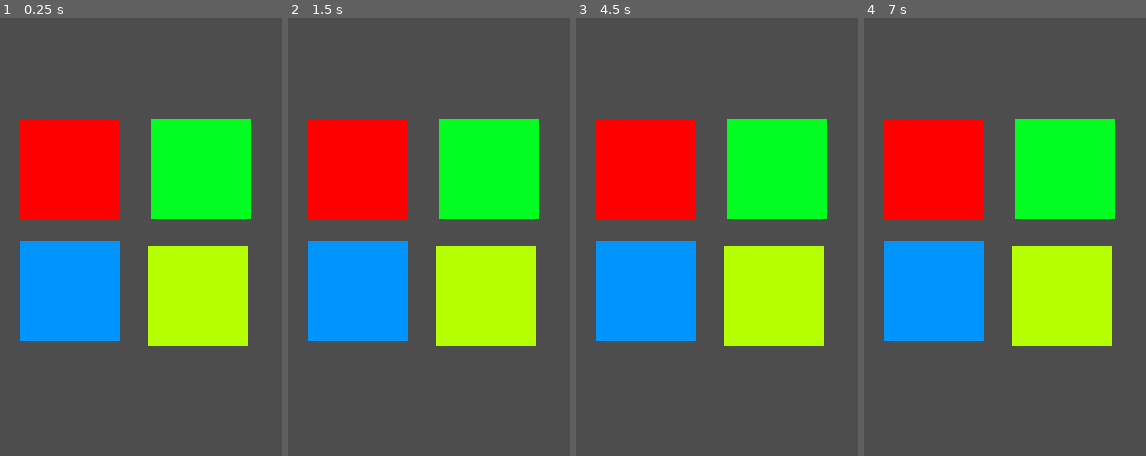
Above: before the commit, frames 1-4 (left to right).
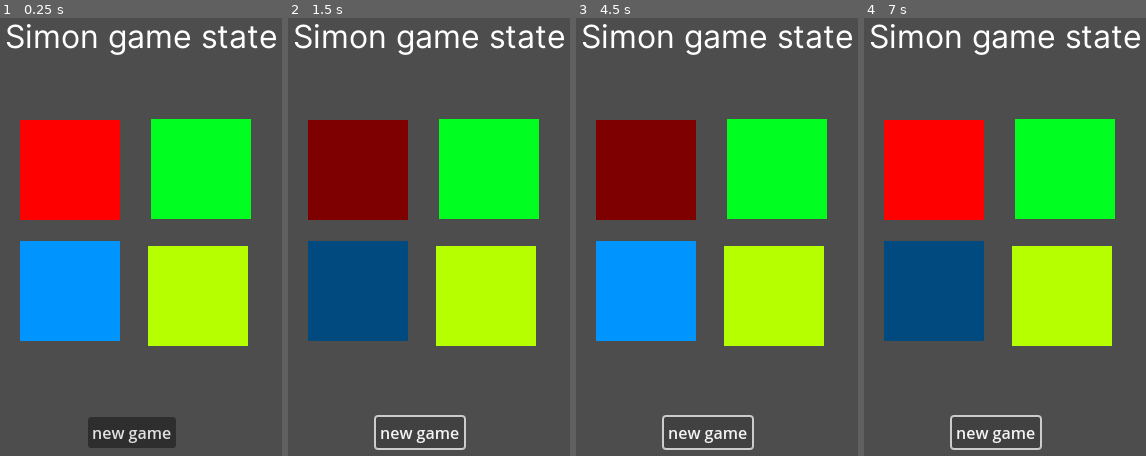
Above: after the commit, the same moments.

Repository: shinkarom/simon
Game: Godot game, scene res://Scenes/MainScene/main_scene.tscn
The game is run twice, just before and just after one commit, with the same random seed, the same clock (stepped at 60 frames per second) and the same inputs.
Inputs (mouse positions are in pixels of both pictures, inside the frame that each line leads up to):
- Up to frame 1 (0.25 s): no input
- Up to frame 2 (1.5 s): click (420, 434) at 0.5 s, where only the run after the commit has a clickable "new game"; click (420, 434) at 1.25 s, where only the run after the commit has a clickable "new game"
- Up to frame 3 (4.5 s): click (646, 171) at 2.02 s; click (646, 171) at 2.77 s; click (646, 171) at 3.52 s; click (708, 434) at 4.25 s, where only the run after the commit has a clickable "new game"
- Up to frame 4 (7 s): tap Enter at 5, 6.5 s; tap Space at 5.75 s

The runs differ from the first frame. In frame 1, 3.9% of the frame differs, in the area x 2-98%, y 1-99%; in frame 2, 19%; in frame 3, 11%; in frame 4, 11%.

Commit message:
Add playing of round

Diff:
--- a/Scenes/MainScene/main_scene.gd
+++ b/Scenes/MainScene/main_scene.gd
@@ -1,11 +1,36 @@
 extends Node2D
 
+#font: Inter by rsms.me
+
+var playedIndex = 0
+var btns
 
 # Called when the node enters the scene tree for the first time.
 func _ready():
-	pass
-
+	btns = get_tree().get_nodes_in_group("buttons")
 
 # Called every frame. 'delta' is the elapsed time since the previous frame.
 func _process(delta):
 	pass
+
+func activateButton(num):
+
+	btns[num].activate()
+
+func _on_new_game_button_pressed():
+	Globals.startGame()
+	Globals.startRound()
+	playedIndex = 0
+	activateButton(Globals.sequence[playedIndex])
+
+func _on_button_done():
+	playedIndex+=1
+	if playedIndex < len(Globals.sequence):
+		activateButton(playedIndex)
+	else:
+		Globals.finishedPlaying()
+		for btn in btns:
+			btn.clickable = true
+
+func _on_button_activated():
+	pass
--- a/Scenes/MainScene/main_scene.tscn
+++ b/Scenes/MainScene/main_scene.tscn
@@ -1,7 +1,12 @@
-[gd_scene load_steps=3 format=3 uid="uid://cabgha73kbhga"]
+[gd_scene load_steps=5 format=3 uid="uid://cabgha73kbhga"]
 
 [ext_resource type="PackedScene" uid="uid://ccuhkxu7jn6ki" path="res://Scenes/SimonButton/simon_button.tscn" id="1_2g8dv"]
 [ext_resource type="Script" path="res://Scenes/MainScene/main_scene.gd" id="1_ejrsm"]
+[ext_resource type="FontFile" uid="uid://4yvptsdrrcmt" path="res://Assets/Inter-Regular.otf" id="3_ymtag"]
+
+[sub_resource type="LabelSettings" id="LabelSettings_k21rh"]
+font = ExtResource("3_ymtag")
+font_size = 32
 
 [node name="MainScene" type="Node2D"]
 script = ExtResource("1_ejrsm")
@@ -21,3 +26,30 @@
 [node name="YellowButton" parent="." instance=ExtResource("1_2g8dv")]
 position = Vector2(320, 297)
 color = "yellow"
+
+[node name="StateLabel" type="Label" parent="."]
+offset_left = 177.0
+offset_top = 68.0
+offset_right = 451.0
+offset_bottom = 110.0
+text = "Simon game state"
+label_settings = SubResource("LabelSettings_k21rh")
+
+[node name="Timer" type="Timer" parent="."]
+
+[node name="NewGameButton" type="Button" parent="."]
+offset_left = 260.0
+offset_top = 468.0
+offset_right = 348.0
+offset_bottom = 499.0
+text = "new game"
+
+[connection signal="activated" from="RedButton" to="." method="_on_button_activated"]
+[connection signal="done" from="RedButton" to="." method="_on_button_done"]
+[connection signal="activated" from="GreenButton" to="." method="_on_button_activated"]
+[connection signal="done" from="GreenButton" to="." method="_on_button_done"]
+[connection signal="activated" from="BlueButton" to="." method="_on_button_activated"]
+[connection signal="done" from="BlueButton" to="." method="_on_button_done"]
+[connection signal="activated" from="YellowButton" to="." method="_on_button_activated"]
+[connection signal="done" from="YellowButton" to="." method="_on_button_done"]
+[connection signal="pressed" from="NewGameButton" to="." method="_on_new_game_button_pressed"]
--- a/Scenes/SimonButton/simon_button.gd
+++ b/Scenes/SimonButton/simon_button.gd
@@ -38,6 +38,7 @@
 		$TextureButton.disabled = not value
 
 signal activated
+signal done
 
 func activate():
 	$TextureButton.toggle_mode = true
@@ -47,7 +48,6 @@
 # Called when the node enters the scene tree for the first time.
 func _ready():
 	pass
-
 
 # Called every frame. 'delta' is the elapsed time since the previous frame.
 func _process(delta):
@@ -60,3 +60,4 @@
 func _on_timer_timeout():
 	pressed = false
 	$TextureButton.toggle_mode = false
+	emit_signal("done")
--- /dev/null
+++ b/Scripts/globals.gd
@@ -0,0 +1,34 @@
+extends Node
+
+enum {IDLE, PLAYING, ENTERING, GAMEOVER}
+
+var state = IDLE
+
+var maxButtons = 4
+
+var sequence = []
+signal buttonDone
+
+func startGame():
+	state = IDLE
+	sequence = []
+
+func addNewItem():
+	var item = randi_range(0, maxButtons-1)
+	sequence.push_back(item)
+
+func startRound():
+	addNewItem()
+	state = PLAYING
+
+func finishedPlaying():
+	state = ENTERING
+
+# Called when the node enters the scene tree for the first time.
+func _ready():
+	pass # Replace with function body.
+
+
+# Called every frame. 'delta' is the elapsed time since the previous frame.
+func _process(delta):
+	pass
--- a/project.godot
+++ b/project.godot
@@ -15,6 +15,10 @@
 config/features=PackedStringArray("4.0", "Forward Plus")
 config/icon="res://icon.svg"
 
+[autoload]
+
+Globals="*res://Scripts/globals.gd"
+
 [display]
 
 window/size/viewport_width=600
Binary file added: Assets/Inter-Regular.otf
Not shown, added: Assets/Inter-Regular.otf.import
